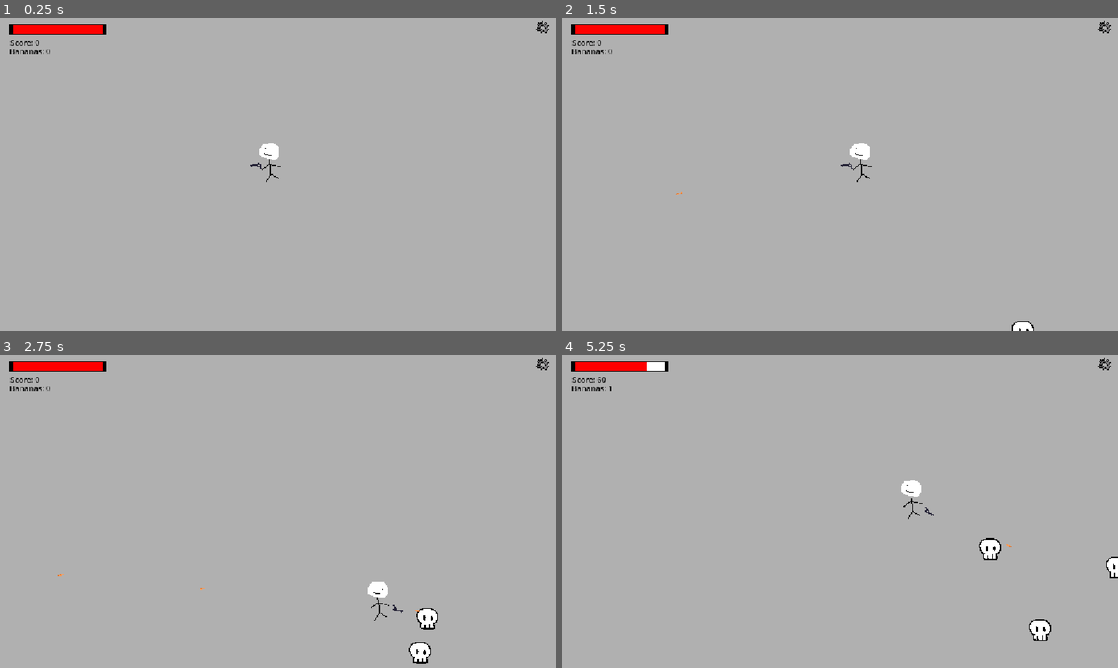
Above: before the commit, frames 1-4 (two rows, left to right).
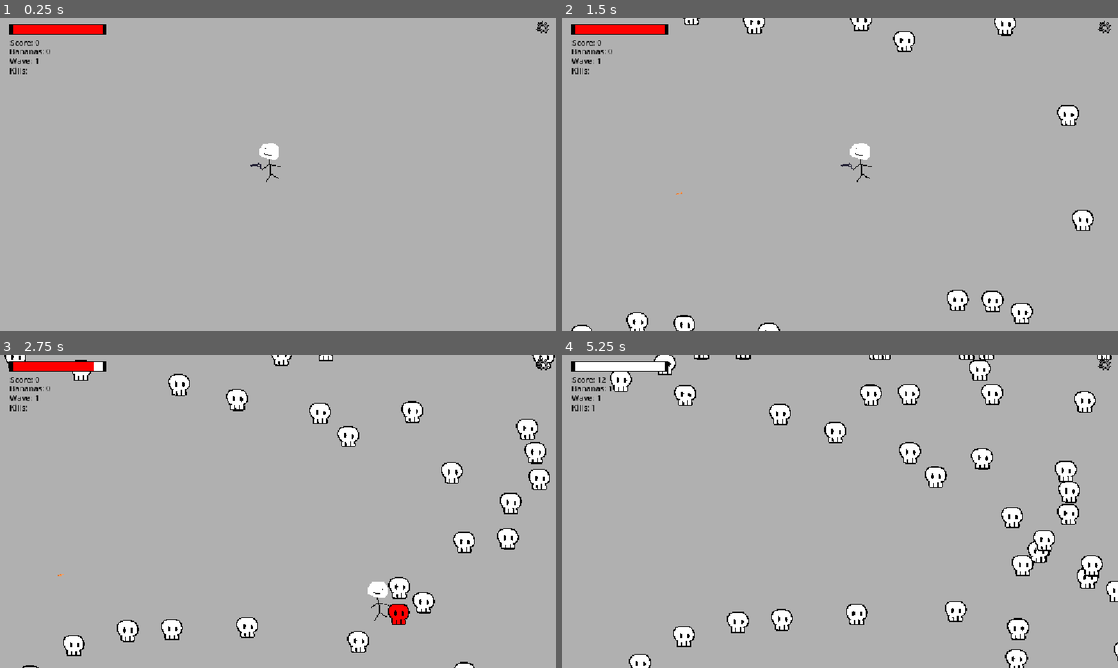
Above: after the commit, the same moments.

Repository: xjamal21/bullet-heaven-game-
Game: Godot game, scene res://tscnfiles/main_game.tscn
Same seed, same stepped clock (60 frames per second), same inputs: the game is played once before the commit and once after it.
Inputs (mouse positions are in pixels of both pictures, inside the frame that each line leads up to):
- Up to frame 1 (0.25 s): no input
- Up to frame 2 (1.5 s): click (1106, 27) at 0.5 s; hold D (move_right) from 1.28 s (still down)
- Up to frame 3 (2.75 s): release D (move_right) at 2.03 s; hold S (move_down) from 2.03 s (still down)
- Up to frame 4 (5.25 s): release S (move_down) at 2.78 s; hold D (move_right) 2.78-3.53 s; hold W (move_up) 3.53-4.28 s; hold A (move_left) from 4.28 s (still down)

The runs differ from the first frame. In frame 1, less than 0.1% of the frame differs, in the area x 1-7%, y 12-18%; in frame 2, 2.5%; in frame 3, 5.4%; in frame 4, 7.9%, in the area x 1-100%, y 0-100%.
Error after the commit: Invalid access to property or key 'global_position' on a base object of type 'previously freed'. (res://gdscripts/enemies.gd:13)

Commit message:
Added a bunch of shit
Added
-Wave and Kills Tracker
-Enemy spawn ramping up (based on wave)
-Enemy insta_kill func (kills all enemies without dropping bananas)

Note:
-Wave uses PI to determine kills required to progress for now (placeholder)
-Need to add pause enemy spawning (eventually)

Diff:
--- a/gdscripts/enemies.gd
+++ b/gdscripts/enemies.gd
@@ -21,9 +21,14 @@
 	if health == 0:
 		spawn_banana()
 		get_tree().call_group("score_label", "add_score", points_forkill)
+		get_tree().call_group("wave_check", "wave_clear_check")
 		queue_free()
 	else:
 		$AnimatedSprite2D.play("hurt")
+
+func insta_kill():
+	health -= health
+	queue_free()
 
 func spawn_banana():
 	if banana_scene:
@@ -31,7 +36,6 @@
 		banana.global_position = global_position
 		get_tree().root.get_child(0).add_child(banana)
 
-
 func _on_hitbox_body_entered(body: Node2D) -> void:
 	if body.name == "Player":
 		body.take_damage(strength)
--- a/gdscripts/main_game.gd
+++ b/gdscripts/main_game.gd
@@ -1,10 +1,23 @@
 extends Node2D
+
+@onready var WaveTracker: int = $CanvasLayer/Wave.wave_count
+@onready var EnemySpawnDelay: int = $Timer.wait_time
+
+func _ready() -> void:
+	print(EnemySpawnDelay)
 
 func spawn_mob():
 	var new_mob = preload("res://tscnfiles/enemies.tscn").instantiate()
 	%PathFollow2D.progress_ratio = randf()
 	new_mob.global_position = %PathFollow2D.global_position
 	add_child(new_mob)
+	new_mob.add_to_group("enemy_tracker")
+
+func kill_all_mob():
+	var node_array = get_tree().get_nodes_in_group("enemy_tracker")
+	for node in node_array:
+		if is_instance_valid(node):
+			node.insta_kill()
 
 func _on_timer_timeout() -> void:
 	spawn_mob()
--- a/project.godot
+++ b/project.godot
@@ -25,6 +25,8 @@
 
 score_label=""
 player=""
+wave_check="Log enemies killed and check if wave is cleared"
+enemy_tracker=""
 
 [input]
 
--- /dev/null
+++ b/tscnfiles/kill_count.gd
@@ -0,0 +1,10 @@
+extends RichTextLabel
+
+@onready var kills_stored = get_node("/root/Game/CanvasLayer/Wave")
+
+func _ready() -> void:
+	kills_stored.UpdateKills.connect(_update_kills)
+
+func _update_kills(kills: int):
+	print("Label test: " + str(kills))
+	text = "Kills: " + str(kills)
--- a/tscnfiles/main_game.tscn
+++ b/tscnfiles/main_game.tscn
@@ -9,8 +9,11 @@
 [ext_resource type="Texture2D" uid="uid://dtog1kqqcl7si" path="res://assets/ui/healthbar.png" id="5_kaaer"]
 [ext_resource type="Texture2D" uid="uid://7lwxrkrrkh4w" path="res://assets/ui/bar.png" id="6_k3bpy"]
 [ext_resource type="Script" uid="uid://cceutq7lcvjuk" path="res://gdscripts/bananastrack.gd" id="8_k3bpy"]
+[ext_resource type="Script" uid="uid://5ll0f2cix31i" path="res://gdscripts/health_bar.gd" id="8_mwx11"]
 [ext_resource type="Texture2D" uid="uid://u7g7i48bdwtv" path="res://assets/ui/SettingsLogo.png" id="9_r68jj"]
+[ext_resource type="Script" uid="uid://cjsx3ldnuda2n" path="res://tscnfiles/wavetrack.gd" id="10_4lmjw"]
 [ext_resource type="Texture2D" uid="uid://bqdnlsh1qm1d1" path="res://assets/ui/SettingsLogoPressed.png" id="10_r4ly5"]
+[ext_resource type="Script" uid="uid://bjsbwe5jkiusy" path="res://tscnfiles/kill_count.gd" id="11_mwx11"]
 
 [sub_resource type="TileSetAtlasSource" id="TileSetAtlasSource_yx7mw"]
 texture = ExtResource("1_fr2d1")
@@ -3932,21 +3935,6 @@
 }
 point_count = 4
 
-[sub_resource type="GDScript" id="GDScript_pgba1"]
-script/source = "extends TextureProgressBar
-
-@onready var player = get_node(\"/root/Game/Player\")
-
-func _ready() -> void:
-	player.Change_Player_Health.connect(_update_healthbar)
-	max_value = player.max_health
-	print(max_value)
-
-func _update_healthbar():
-	print(\"Receive update\")
-	value = player.current_health
-"
-
 [node name="Game" type="Node2D" unique_id=1306836178]
 script = ExtResource("1_fhp6l")
 
@@ -3967,6 +3955,7 @@
 rotation = 0.0016849183
 
 [node name="Timer" type="Timer" parent="." unique_id=707945112]
+wait_time = 0.1
 autostart = true
 
 [node name="CanvasLayer" type="CanvasLayer" parent="." unique_id=1364822522]
@@ -3980,7 +3969,7 @@
 texture_under = ExtResource("5_kaaer")
 texture_progress = ExtResource("6_k3bpy")
 texture_progress_offset = Vector2(6, 2)
-script = SubResource("GDScript_pgba1")
+script = ExtResource("8_mwx11")
 
 [node name="score" parent="CanvasLayer" unique_id=1299241255 instance=ExtResource("5_k3bpy")]
 offset_left = 21.0
@@ -3994,8 +3983,26 @@
 offset_right = 141.0
 offset_bottom = 97.0
 theme_override_colors/default_color = Color(0, 0, 0, 1)
-text = "Bananas "
+text = "Bananas: "
 script = ExtResource("8_k3bpy")
+
+[node name="Wave" type="RichTextLabel" parent="CanvasLayer" unique_id=835392930 groups=["wave_check"]]
+offset_left = 20.0
+offset_top = 77.0
+offset_right = 141.0
+offset_bottom = 117.0
+theme_override_colors/default_color = Color(0, 0, 0, 1)
+text = "Wave: "
+script = ExtResource("10_4lmjw")
+
+[node name="KillCount" type="RichTextLabel" parent="CanvasLayer" unique_id=1019006040]
+offset_left = 20.0
+offset_top = 97.0
+offset_right = 141.0
+offset_bottom = 137.0
+theme_override_colors/default_color = Color(0, 0, 0, 1)
+text = "Kills: "
+script = ExtResource("11_mwx11")
 
 [node name="TextureButton" type="TextureButton" parent="CanvasLayer" unique_id=848225105]
 offset_left = 1109.0
--- /dev/null
+++ b/tscnfiles/wavetrack.gd
@@ -0,0 +1,37 @@
+extends RichTextLabel
+
+@export var wave_count: int = 1
+@export var enemies_killed: int = 0
+var enemies_required: int = 2
+var Pi_Values: String = str(PI)
+var pi_num: int = 0
+@onready var EnemySpawnDelay = get_node("/root/Game/Timer")
+
+signal UpdateKills(killed: int)
+
+func _ready() -> void:
+	text = "Wave: " + str(wave_count)
+	Pi_Values = Pi_Values.replace(".", "")
+	print(Pi_Values)
+
+# Called every frame. 'delta' is the elapsed time since the previous frame.
+func wave_clear_check() -> void:
+	enemies_killed += 1
+	UpdateKills.emit(enemies_killed)
+	print("killed", enemies_killed)
+	if enemies_killed == enemies_required:
+		print("Wave", wave_count, "cleared")
+		if pi_num > 15:
+			pi_num = 0
+		if int(Pi_Values[pi_num]) == 1:
+			enemies_required += (int(Pi_Values[pi_num]) * 3)
+		else:
+			enemies_required += (int(Pi_Values[pi_num]) * 2)
+		print(enemies_required, "for next wave")
+		wave_count += 1
+		pi_num += 1
+		text = "Wave: " + str(wave_count)
+		if EnemySpawnDelay.wait_time > 1.5:
+			EnemySpawnDelay.start(EnemySpawnDelay.wait_time - 0.5)
+		elif EnemySpawnDelay.wait_time > 1 and EnemySpawnDelay.wait_time != 0.6:
+			EnemySpawnDelay.start(EnemySpawnDelay.wait_time - 0.05)
Not shown, added: tscnfiles/kill_count.gd.uid
Not shown, added: tscnfiles/wavetrack.gd.uid
